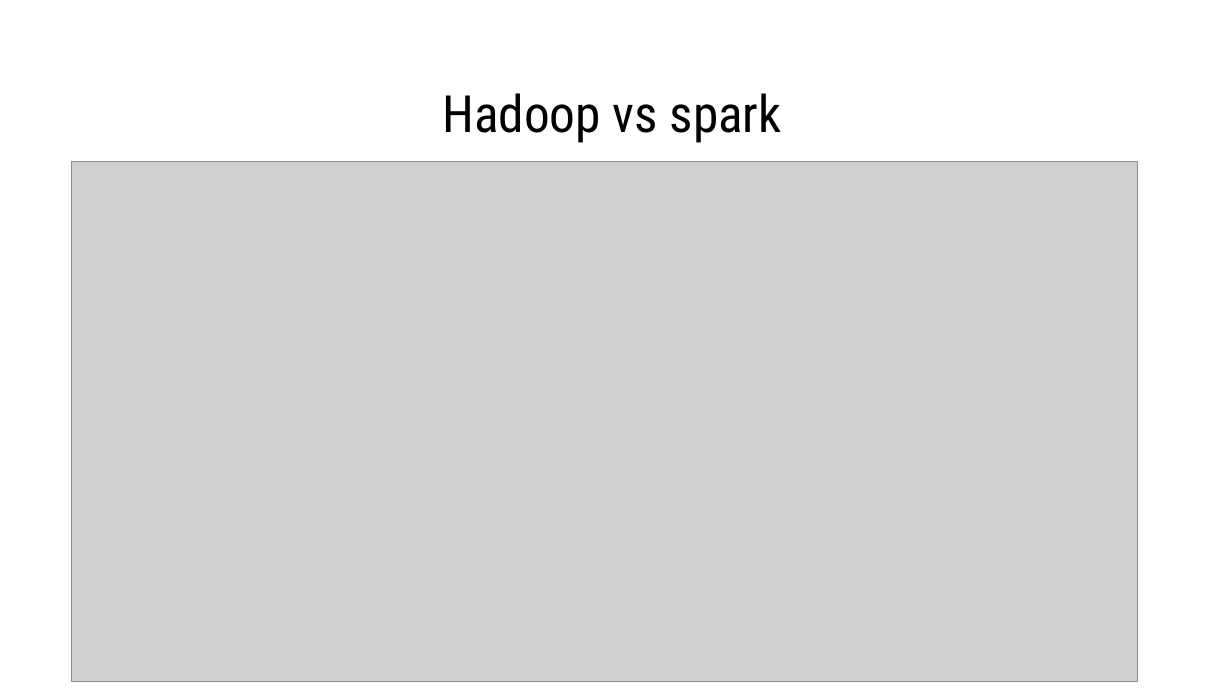
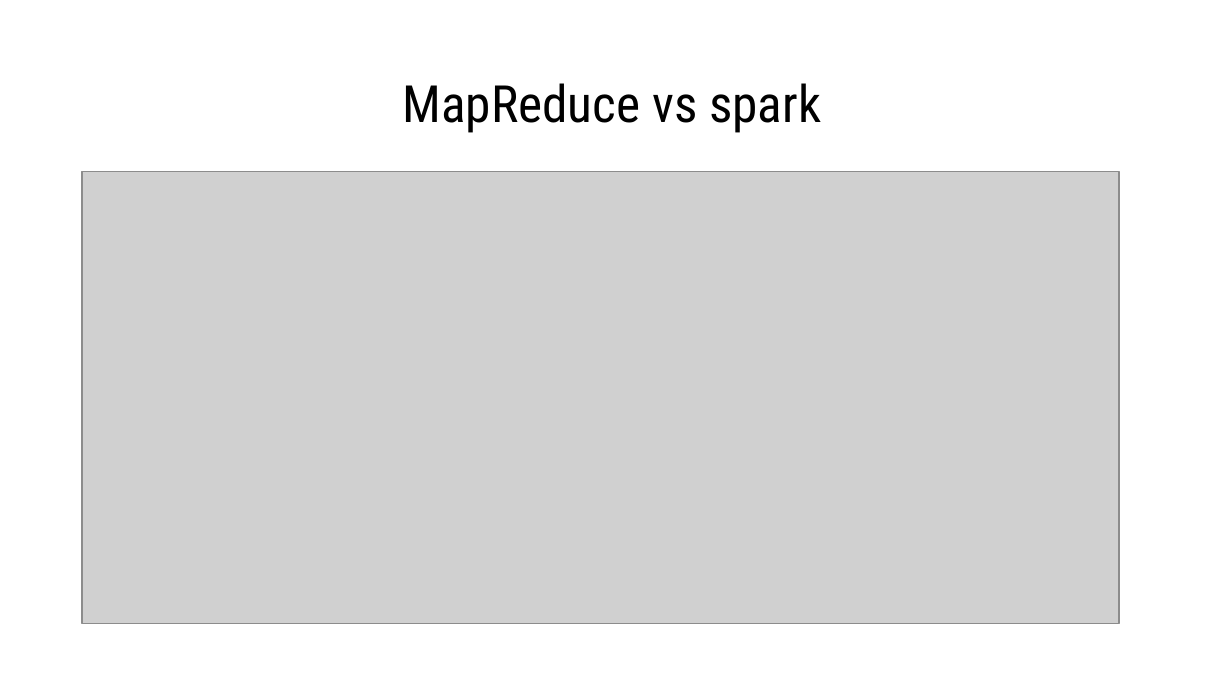
Before and after one commit to danaelshrbiny10/pyspark-playstore, a slide deck: slide 9 of ppt/apache-spark.pptx. Drawn at 1232x693 pixels with LibreOffice and Linux fonts; fonts in the diff are those of the drawing; grey boxes stand for pictures. Boxes give left, top, right and bottom in pixels: in the first picture for what was removed or moved away, otherwise in the second. Text is boxed around its words. In the diff, an @@ line names an element or a change of style, - is before the commit and + after.

```diff
--- a/ppt/apache-spark.pptx
+++ b/ppt/apache-spark.pptx
@@ title at box(403, 83, 821, 133): text changed @@
-Hadoop vs spark
+MapReduce vs spark
@@ picture: place and size @@
-picture at box(71, 161, 1137, 681)
+picture at box(83, 171, 1120, 623)
```
Also in this commit, not shown: 3 other slides changed, 3 slides added, 3 other files.
